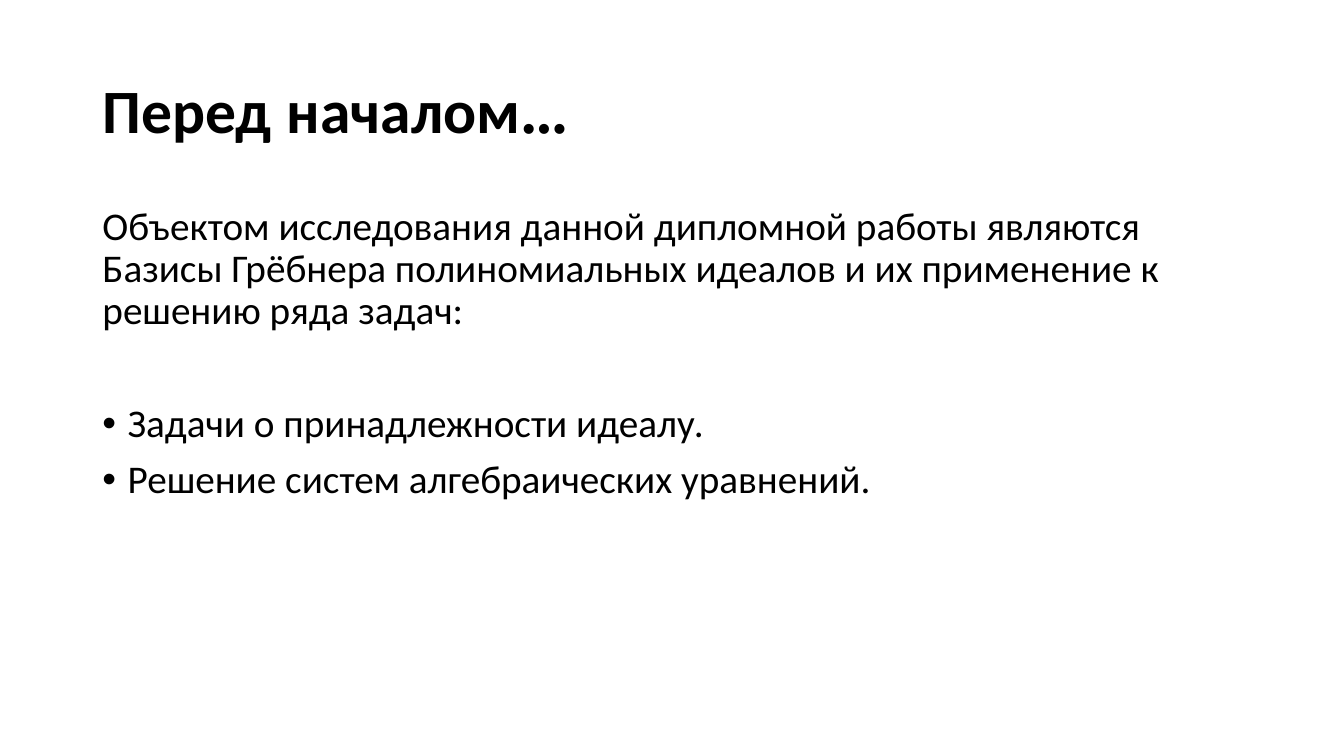
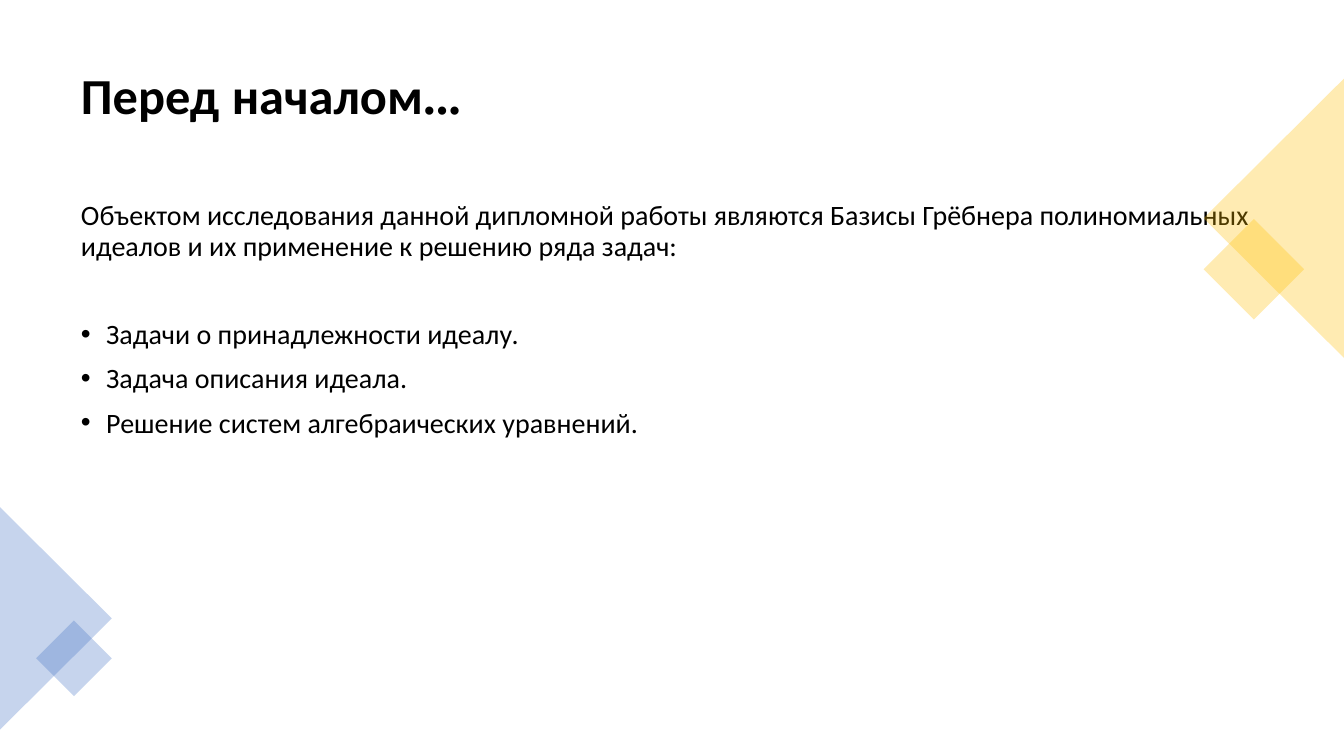
Before and after one commit to SerafimLazuko/Diploma, a slide deck: slide 2 of Diplom_lazuko.pptx. Drawn at 1344x756 pixels with LibreOffice and Linux fonts; fonts in the diff are those of the drawing. Boxes give left, top, right and bottom in pixels: in the first picture for what was removed or moved away, otherwise in the second. Text is boxed around its words. In the diff, an @@ line names an element or a change of style, - is before the commit and + after.

```diff
--- a/Diplom_lazuko.pptx
+++ b/Diplom_lazuko.pptx
@@ title "Перед началом...": place and size @@
-title "Перед началом..." at box(102, 93, 567, 143)
+title "Перед началом..." at box(81, 81, 461, 122)
@@ title "Перед началом..." at box(81, 81, 461, 122): size 44 to 36 pt @@
@@ triangle added at box(1204, 79, 1344, 358), fill #FFC000 at 30% opacity @@
@@ text "Объектом исследования данной дипломной работы ...": place and size @@
-text "Объектом исследования данной дипломной работы ..." at box(102, 213, 1159, 500)
+text "Объектом исследования данной дипломной работы ..." at box(81, 202, 1249, 438)
@@ text at box(81, 202, 1249, 438): size 28 to 20 pt in "Объектом исследования данной дипломной работы являются Базис ...", "Задачи о принадлежности идеалу.", "Решение систем алгебраических уравнений." @@
@@ rectangle added at box(1204, 219, 1305, 320), fill #FFC000 at 30% opacity @@
@@ text at box(106, 370, 407, 393): paragraph added @@
+• Задача описания идеала.
@@ triangle added at box(0, 507, 112, 730), fill #4472C4 at 30% opacity @@
@@ rectangle added at box(36, 620, 112, 696), fill #4472C4 at 30% opacity @@
```
Also in this commit, not shown: 12 slides added, 5 slides removed, 1 other file.
